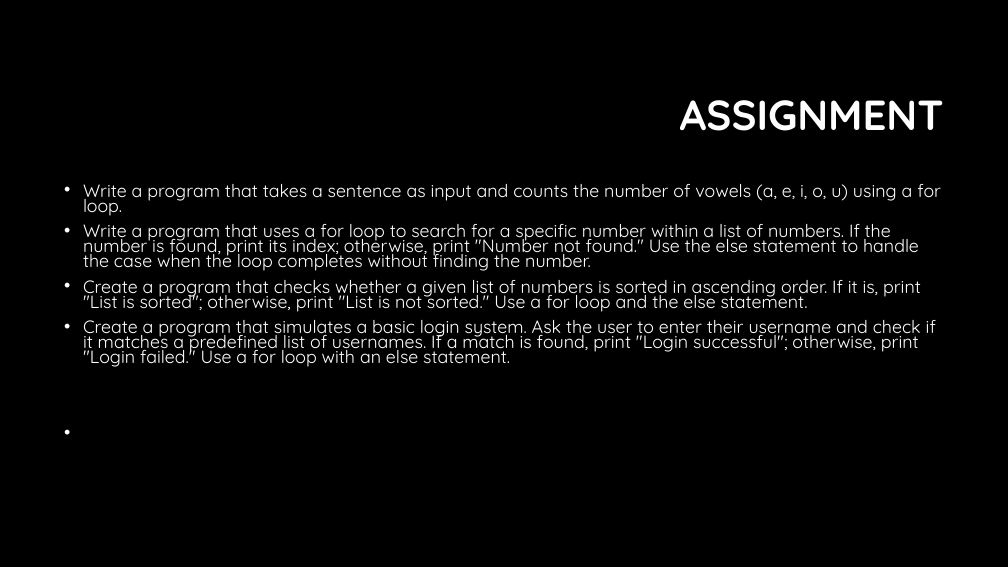
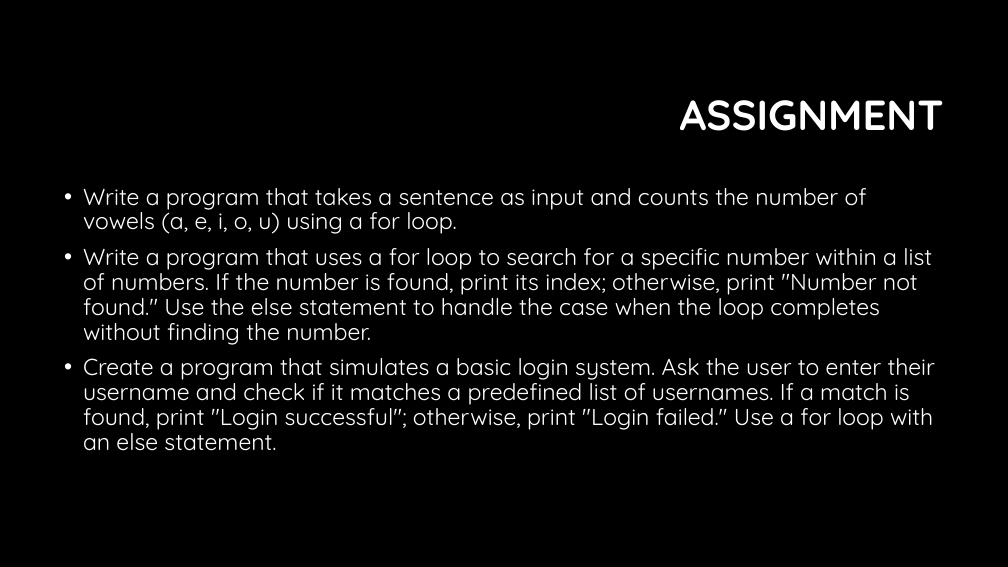
Before and after one commit to anandprems/CPP-Fall-2023-2024, a slide deck: slide 28 of 38 for loop.ppt. Drawn at 1008x567 pixels with LibreOffice and Linux fonts; fonts in the diff are those of the drawing; background and template pictures are left out. Boxes give left, top, right and bottom in pixels: in the first picture for what was removed or moved away, otherwise in the second. Text is boxed around its words. In the diff, an @@ line names an element or a change of style, - is before the commit and + after.

```diff
--- a/38 for loop.ppt
+++ b/38 for loop.ppt
@@ text "Write a program that takes ..." at <box>83,188,936,451</box>: size 17.1 to 22 pt; line spacing 0.7 to 0.9 @@
@@ text at <box>83,280,921,312</box>: paragraph removed @@
-• Create a program that checks whether a given list of numbers is sorted in ascending order. If it is, print "List is sorted"; otherwise, print "List is not sorted." Use a for loop and the else statement.
```
